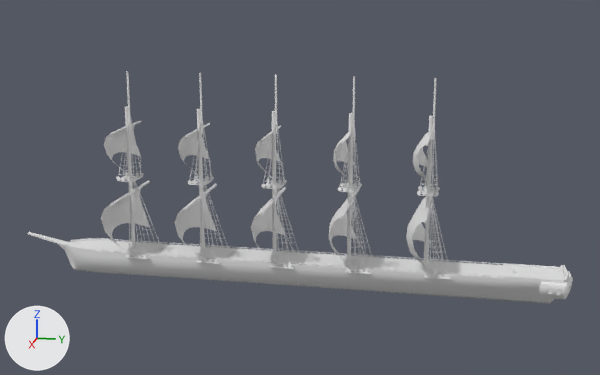
The FBX model Assets/_Game/Meshes/MESH_Bateau_V1.fbx, before and after one commit.
Before and after are seen from a 50 mm lens placed at (613.0, -46.0, 211.0), pointed at (-2.0, -169.0, 57.0). Every picture has the same lights, and +X, +Y and +Z are marked at lower left. Where no turn or scale is listed for an object, it has been applied to the vertices.

The first picture shows 'Box001MESH_CabineCapitaine', 'MESH_Coque', 'MESH_Mat001', 'MESH_Mat002', 'MESH_Mat003', 'MESH_Mat004', 'MESH_VoilesEtCordages', 'MESH_VoilesEtCordages001', 'MESH_VoilesEtCordages002', 'MESH_VoilesEtCordages003', 'MESH_VoilesEtCordages004'.
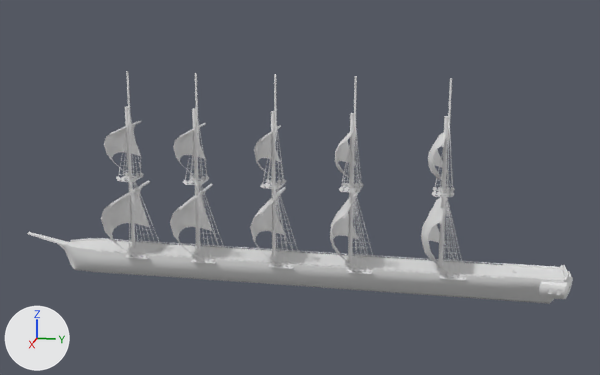
Location of each change, [x1, y1, x2, y2] in pixels of the pictures (600 x 375 px):
'MESH_VoilesEtCordages004', moved
    before: [406, 125, 450, 279]
    after: [421, 125, 466, 280]
'MESH_VoilesEtCordages001', moved
    before: [174, 118, 230, 264]
    after: [170, 117, 225, 264]
'MESH_VoilesEtCordages003', moved
    before: [329, 123, 374, 274]
    after: [330, 122, 375, 274]
'MESH_VoilesEtCordages002', moved
    before: [251, 119, 300, 269]
    after: [250, 120, 300, 269]
'MESH_Mat004', moved
    before: [424, 78, 437, 266]
    after: [438, 78, 452, 266]
'MESH_Mat001', moved
    before: [197, 73, 205, 251]
    after: [192, 73, 200, 251]
'MESH_Mat003', moved
    before: [347, 76, 355, 261]
    after: [348, 76, 357, 260]
'MESH_Mat002', moved
    before: [272, 75, 277, 256]
    after: [271, 74, 277, 256]

Diff of the bpy script that builds the scene:
```diff
--- a/Assets/_Game/Meshes/MESH_Bateau_V1.fbx.py
+++ b/Assets/_Game/Meshes/MESH_Bateau_V1.fbx.py
@@ ob_mesh_mat001 @@
 ob_mesh_mat001 = bpy.data.objects.new('MESH_Mat001', me_mesh_007)
-ob_mesh_mat001.location = (0.0, -248.8, 1.5)
+ob_mesh_mat001.location = (0.0, -252.5, 1.5)
@@ ob_mesh_mat003 @@
 ob_mesh_mat003 = bpy.data.objects.new('MESH_Mat003', me_mesh_013)
-ob_mesh_mat003.location = (0.0, -130.1, 1.5)
+ob_mesh_mat003.location = (0.0, -129.0, 1.5)
@@ ob_mesh_voilesetcordages004 @@
 ob_mesh_voilesetcordages004 = bpy.data.objects.new('MESH_VoilesEtCordages004', me_mesh_017)
-ob_mesh_voilesetcordages004.location = (0.0, -64.3, 58.2)
+ob_mesh_voilesetcordages004.location = (0.0, -53.2, 58.2)
@@ ob_mesh_mat002 @@
 ob_mesh_mat002 = bpy.data.objects.new('MESH_Mat002', me_mesh_010)
-ob_mesh_mat002.location = (0.0, -189.4, 1.5)
+ob_mesh_mat002.location = (0.0, -189.9, 1.5)
@@ ob_mesh_mat004 @@
 ob_mesh_mat004 = bpy.data.objects.new('MESH_Mat004', me_mesh_016)
-ob_mesh_mat004.location = (0.0, -70.8, 1.5)
+ob_mesh_mat004.location = (0.0, -59.7, 1.5)
@@ ob_mesh_voilesetcordages003 @@
 ob_mesh_voilesetcordages003 = bpy.data.objects.new('MESH_VoilesEtCordages003', me_mesh_014)
-ob_mesh_voilesetcordages003.location = (0.0, -123.6, 58.2)
+ob_mesh_voilesetcordages003.location = (0.0, -122.6, 58.2)
@@ ob_mesh_voilesetcordages002 @@
 ob_mesh_voilesetcordages002 = bpy.data.objects.new('MESH_VoilesEtCordages002', me_mesh_011)
-ob_mesh_voilesetcordages002.location = (0.0, -183.0, 58.2)
+ob_mesh_voilesetcordages002.location = (0.0, -183.4, 58.2)
@@ ob_mesh_voilesetcordages001 @@
 ob_mesh_voilesetcordages001 = bpy.data.objects.new('MESH_VoilesEtCordages001', me_mesh_008)
-ob_mesh_voilesetcordages001.location = (0.0, -242.3, 58.2)
+ob_mesh_voilesetcordages001.location = (0.0, -246.0, 58.2)
```
